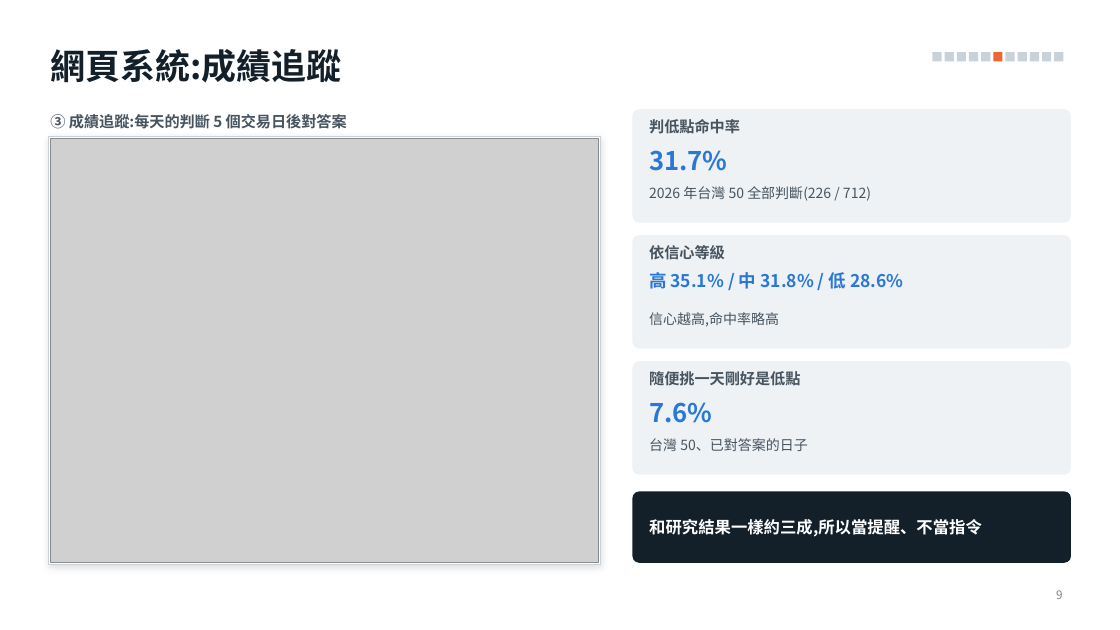
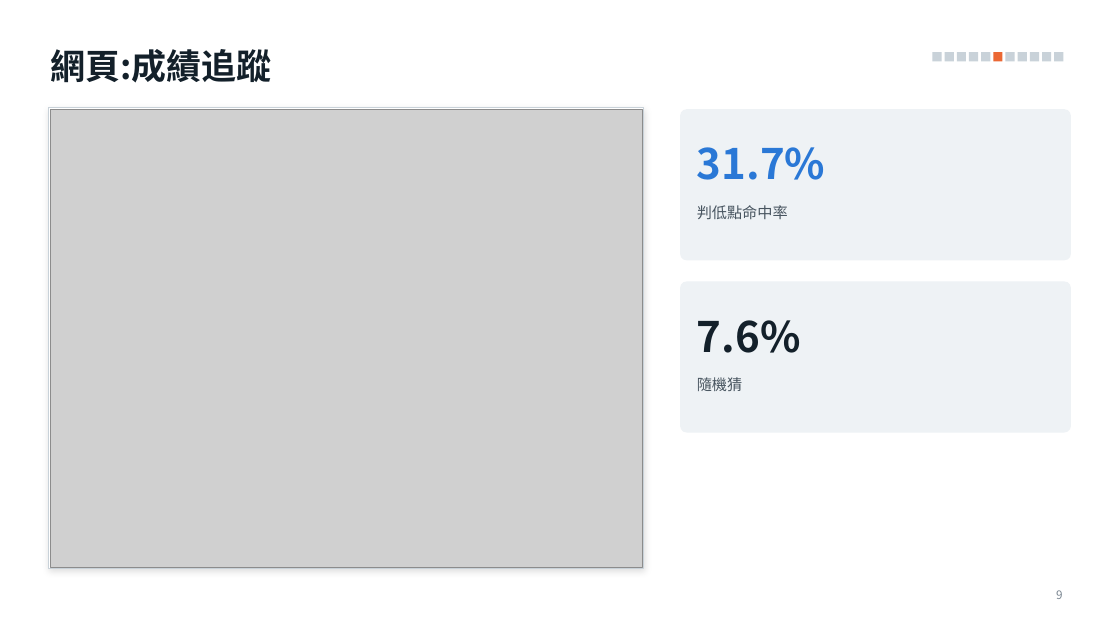
Before and after one commit to alextixu/fcukproject, a slide deck: slide 9 of method_kline_peak/report/kline_peak_report.pptx. Drawn at 1120x630 pixels with LibreOffice and Linux fonts; fonts in the diff are those of the drawing; grey boxes stand for pictures. Boxes give left, top, right and bottom in pixels: in the first picture for what was removed or moved away, otherwise in the second. Text is boxed around its words. In the diff, an @@ line names an element or a change of style, - is before the commit and + after.

```diff
--- a/method_kline_peak/report/kline_peak_report.pptx
+++ b/method_kline_peak/report/kline_peak_report.pptx
@@ title at [50,49,271,83]: text changed @@
-網頁系統:成績追蹤
+網頁:成績追蹤
@@ rectangle: place and size @@
-rectangle at [49,137,601,565]
+rectangle at [49,108,644,569]
@@ picture: place and size @@
-picture at [50,139,599,563]
+picture at [50,109,643,567]
@@ text removed at [50,114,347,129] @@
-③ 成績追蹤:每天的判斷 5 個交易日後對答案
@@ rounded rectangle: place and size @@
-rounded rectangle at [633,109,1071,223]
+rounded rectangle at [681,109,1071,260]
@@ rounded rectangle at [681,109,1071,260]: proportions changed @@
@@ text "31.7%": place and size @@
-text "31.7%" at [649,150,727,171]
+text "31.7%" at [697,147,825,180]
@@ text "31.7%" at [697,147,825,180]: size 22 to 36 pt; vertical alignment top to middle @@
@@ text removed at [649,186,871,201] @@
-2026 年台灣 50 全部判斷(226 / 712)
@@ text "判低點命中率": place and size @@
-text "判低點命中率" at [649,119,740,134]
+text "判低點命中率" at [697,205,788,219]
@@ text "判低點命中率" at [697,205,788,219]: bold off @@
@@ rounded rectangle removed at [633,235,1071,349] @@
@@ text removed at [649,245,725,260] @@
-依信心等級
@@ text removed at [649,270,903,293] @@
-高 35.1% / 中 31.8% / 低 28.6%
@@ rounded rectangle at [681,281,1071,433]: proportions changed @@
@@ rounded rectangle: place and size @@
-rounded rectangle at [633,361,1071,475]
+rounded rectangle at [681,281,1071,433]
@@ text "7.6%": place and size @@
-text "7.6%" at [649,402,712,423]
+text "7.6%" at [697,320,801,353]
@@ text "7.6%" at [697,320,801,353]: size 22 to 36 pt, text colour #2A78D6 to #13202A; vertical alignment top to middle @@
@@ text removed at [649,312,779,327] @@
-信心越高,命中率略高
@@ text removed at [649,371,800,386] @@
-隨便挑一天剛好是低點
@@ text added at [697,377,742,391], 13 pt, text #47545F @@
+隨機猜
@@ text removed at [649,438,807,451] @@
-台灣 50、已對答案的日子
@@ rounded rectangle removed at [633,492,1071,563] @@
@@ text removed at [649,519,982,537] @@
-和研究結果一樣約三成,所以當提醒、不當指令
```
Also in this commit, not shown: 8 other slides changed, 1 other file.
